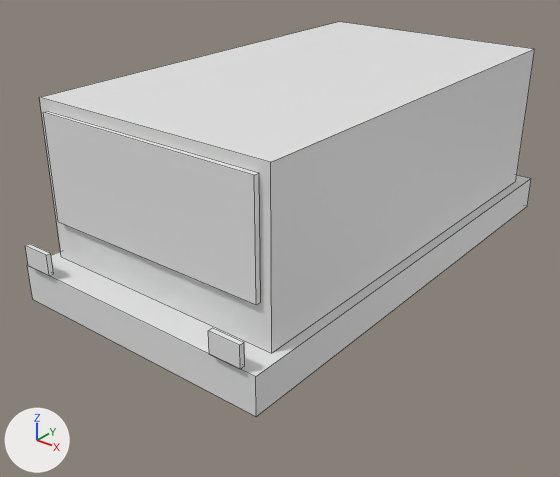
Two versions of the OBJ model diaithir-carts/src/main/resources/assets/diaithirvehicles/objmodels/vehicles/m113.obj, one commit apart.
One viewpoint serves both versions: a 50 mm lens placed at (4.31, -5.87, 4.07), pointed at (-0.08, -0.39, 0.68). Arrows for +X, +Y and +Z are at lower left; the lights stay in place. The picture after the commit comes second. Mesh edges are drawn as thin lines. Where no turn or scale is listed for an object, it has been applied to the vertices.

Names of what the first picture shows: 'cabin', 'chassis', 'lamp_l', 'lamp_r', 'windscreen'.
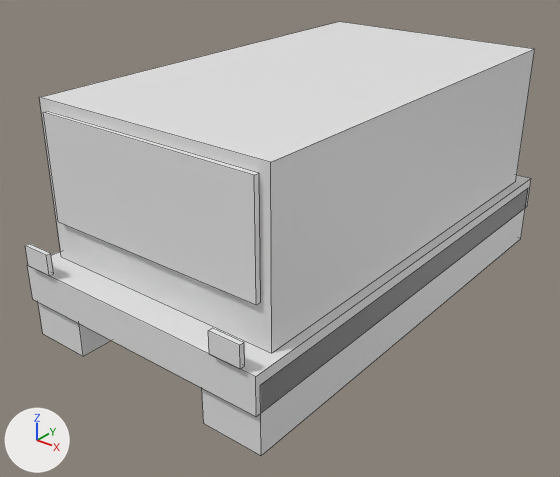
Boxes (x1, y1, x2, y2) around the edits, measured in the pictures (560 x 477 px):
'track_1', added
    after: (202, 189, 528, 456)
'track_-1', added
    after: (38, 302, 111, 356)

Diff of the bpy script that builds the scene:
```diff
--- a/diaithir-carts/src/main/resources/assets/diaithirvehicles/objmodels/vehicles/m113.obj.py
+++ b/diaithir-carts/src/main/resources/assets/diaithirvehicles/objmodels/vehicles/m113.obj.py
@@ me_track_1 @@
+me_track_1.from_pydata(...)  # a box spanning x 0.75..1.35, y -2.4..2.4, z 0.05..0.7
@@ me_track__1 @@
+me_track__1.from_pydata(...)  # a box spanning x -1.35..-0.75, y -2.4..2.4, z 0.05..0.7
@@ ob_track_1 @@
+ob_track_1 = bpy.data.objects.new('track_1', me_track_1)
+ob_track_1.location = (0.0, 0.0, 0.0)
@@ ob_track__1 @@
+ob_track__1 = bpy.data.objects.new('track_-1', me_track__1)
+ob_track__1.location = (0.0, 0.0, 0.0)
```
